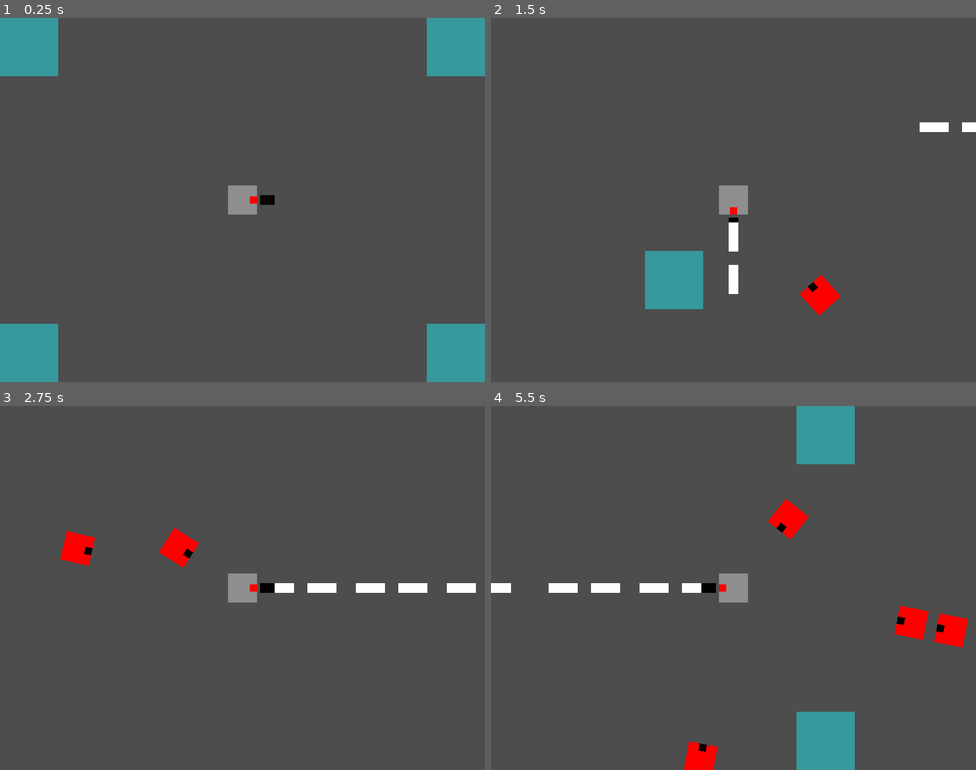
Above: before the commit, frames 1-4 (two rows, left to right).
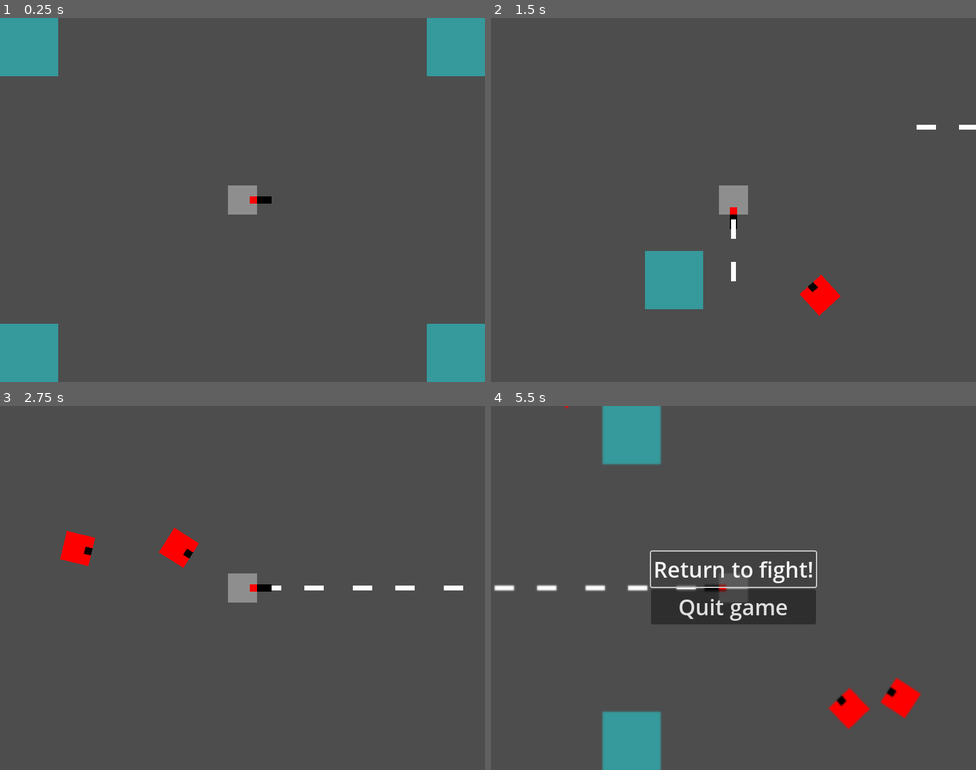
Above: after the commit, the same moments.

Repository: ToastedBrains/overloaded
Game: Godot game, scene res://src/main.tscn
Same seed, same stepped clock (60 frames per second), same inputs: the game is played once before the commit and once after it. Before the commit the project starts from res://src/levels/level_base/level_base.tscn.
Inputs (mouse positions are in pixels of both pictures, inside the frame that each line leads up to):
- Up to frame 1 (0.25 s): no input
- Up to frame 2 (1.5 s): tap Enter at 0.5 s; hold Right (ui_right) 0.53-1.28 s; hold Down (ui_down) from 1.28 s (still down)
- Up to frame 3 (2.75 s): release Down (ui_down) at 2.03 s; hold Right (ui_right) from 2.03 s (still down)
- Up to frame 4 (5.5 s): release Right (ui_right) at 2.78 s; hold Up (ui_up) 2.78-3.53 s; hold Left (ui_left) 3.53-4.25 s; tap Escape (ui_cancel) at 4.15 s; click (733, 569) at 4.25 s, where only the run after the commit has a clickable "Return to fight!"; hold Left (ui_left) from 5.03 s (still down)

The runs differ from the first frame. In frame 1, less than 0.1% of the frame differs, in the area x 53-57%, y 48-52%; in frame 2, 0.4%; in frame 3, 0.6%; in frame 4, 15%, in the area x 0-99%, y 0-100%.
Error in both runs: Invalid access to property or key 'source' on a base object of type 'Array'. (res://src/global/debug.gd:11)

Commit message:
Pause game.

Diff:
--- a/project.godot
+++ b/project.godot
@@ -11,7 +11,7 @@
 [application]
 
 config/name="Overloaded"
-run/main_scene="res://src/levels/level_base/level_base.tscn"
+run/main_scene="res://src/main.tscn"
 config/features=PackedStringArray("4.2", "Forward Plus")
 config/icon="res://icon.svg"
 
--- a/src/levels/level_base/level_base.tscn
+++ b/src/levels/level_base/level_base.tscn
@@ -21,7 +21,6 @@
 [node name="Camera2D" type="Camera2D" parent="Player"]
 
 [node name="Gun" parent="Player" instance=ExtResource("3_vwajk")]
-position = Vector2(37, 0)
 
 [node name="Path2D" type="Path2D" parent="Player"]
 position = Vector2(-400, -300)
--- /dev/null
+++ b/src/main.gd
@@ -0,0 +1,21 @@
+extends Node
+
+enum State {OPENING, PLAYING, PAUSED, GAME_OVER}
+
+var game_state = State.OPENING
+
+
+func _process(delta):
+	if Input.is_action_just_pressed("ui_cancel"):
+		pause_game()
+
+
+func pause_game():
+	if game_state == State.PAUSED:
+		%PauseMenu.hide()
+		Engine.time_scale = 1
+		game_state = State.PLAYING
+	else:
+		%PauseMenu.show()
+		Engine.time_scale = 0
+		game_state = State.PAUSED
--- a/src/main.tscn
+++ b/src/main.tscn
@@ -1,3 +1,14 @@
-[gd_scene format=3 uid="uid://cgwirr5n8o5sg"]
+[gd_scene load_steps=4 format=3 uid="uid://cgwirr5n8o5sg"]
+
+[ext_resource type="Script" path="res://src/main.gd" id="1_w5krr"]
+[ext_resource type="PackedScene" uid="uid://blvmw1aet6bb6" path="res://src/levels/level_base/level_base.tscn" id="2_iytp1"]
+[ext_resource type="PackedScene" uid="uid://qk34hh8nh8lb" path="res://src/ui/pause_menu/pause_menu.tscn" id="3_ko562"]
 
 [node name="Main" type="Node"]
+script = ExtResource("1_w5krr")
+
+[node name="Level" parent="." instance=ExtResource("2_iytp1")]
+
+[node name="PauseMenu" parent="." instance=ExtResource("3_ko562")]
+unique_name_in_owner = true
+visible = false
--- /dev/null
+++ b/src/ui/pause_menu/pause_menu.gd
@@ -0,0 +1,8 @@
+extends Control
+
+
+func _process(delta):
+	if visible:
+		%CanvasLayer.visible = true
+	else:
+		%CanvasLayer.visible = false
--- /dev/null
+++ b/src/ui/pause_menu/pause_menu.gdshader
@@ -0,0 +1,10 @@
+shader_type canvas_item;
+
+uniform sampler2D blurry : hint_screen_texture, filter_linear_mipmap;
+uniform float amount : hint_range(0.0, 100.0);
+
+
+void fragment() {
+	vec4 color = textureLod(blurry, SCREEN_UV, amount);
+	COLOR = color;
+}
--- /dev/null
+++ b/src/ui/pause_menu/pause_menu.tscn
@@ -0,0 +1,55 @@
+[gd_scene load_steps=4 format=3 uid="uid://qk34hh8nh8lb"]
+
+[ext_resource type="Script" path="res://src/ui/pause_menu/pause_menu.gd" id="1_w4vsb"]
+[ext_resource type="Shader" path="res://src/ui/pause_menu/pause_menu.gdshader" id="2_72mqh"]
+
+[sub_resource type="ShaderMaterial" id="ShaderMaterial_7xspd"]
+shader = ExtResource("2_72mqh")
+shader_parameter/amount = 0.7
+
+[node name="PauseMenu" type="Control"]
+layout_mode = 3
+anchors_preset = 15
+anchor_right = 1.0
+anchor_bottom = 1.0
+grow_horizontal = 2
+grow_vertical = 2
+script = ExtResource("1_w4vsb")
+
+[node name="CanvasLayer" type="CanvasLayer" parent="."]
+unique_name_in_owner = true
+visible = false
+
+[node name="ColorRect" type="ColorRect" parent="CanvasLayer"]
+material = SubResource("ShaderMaterial_7xspd")
+anchors_preset = 15
+anchor_right = 1.0
+anchor_bottom = 1.0
+grow_horizontal = 2
+grow_vertical = 2
+
+[node name="MarginContainer" type="MarginContainer" parent="CanvasLayer"]
+anchors_preset = 8
+anchor_left = 0.5
+anchor_top = 0.5
+anchor_right = 0.5
+anchor_bottom = 0.5
+offset_left = -136.0
+offset_top = -60.0
+offset_right = 136.0
+offset_bottom = 60.0
+grow_horizontal = 2
+grow_vertical = 2
+
+[node name="VBoxContainer" type="VBoxContainer" parent="CanvasLayer/MarginContainer"]
+layout_mode = 2
+
+[node name="Button" type="Button" parent="CanvasLayer/MarginContainer/VBoxContainer"]
+layout_mode = 2
+theme_override_font_sizes/font_size = 36
+text = "Return to fight!"
+
+[node name="Button2" type="Button" parent="CanvasLayer/MarginContainer/VBoxContainer"]
+layout_mode = 2
+theme_override_font_sizes/font_size = 36
+text = "Quit game"
--- a/src/weapons/bullet/bullet.tscn
+++ b/src/weapons/bullet/bullet.tscn
@@ -3,7 +3,7 @@
 [ext_resource type="Script" path="res://src/weapons/bullet/bullet.gd" id="1_cppfj"]
 
 [sub_resource type="RectangleShape2D" id="RectangleShape2D_3majc"]
-size = Vector2(64, 32)
+size = Vector2(40, 16)
 
 [node name="Bullet" type="Area2D"]
 top_level = true
@@ -11,12 +11,13 @@
 
 [node name="ColorRect" type="ColorRect" parent="."]
 offset_left = -16.0
-offset_top = -8.0
-offset_right = 32.0
-offset_bottom = 8.0
+offset_top = -4.0
+offset_right = 16.0
+offset_bottom = 4.0
+rotation = -0.000196792
 
 [node name="CollisionShape2D" type="CollisionShape2D" parent="."]
-position = Vector2(8, 0)
+position = Vector2(4, 0)
 shape = SubResource("RectangleShape2D_3majc")
 
 [connection signal="body_entered" from="." to="." method="_on_body_entered"]
--- a/src/weapons/bullet/gun.tscn
+++ b/src/weapons/bullet/gun.tscn
@@ -14,16 +14,16 @@
 anchor_top = 0.5
 anchor_right = 0.5
 anchor_bottom = 0.5
-offset_left = -8.0
-offset_top = -8.0
-offset_right = 16.0
-offset_bottom = 8.0
+offset_left = 24.0
+offset_top = -6.0
+offset_right = 48.0
+offset_bottom = 6.0
 grow_horizontal = 2
 grow_vertical = 2
 color = Color(0, 0, 0, 1)
 
 [node name="CollisionShape2D" type="CollisionShape2D" parent="."]
-position = Vector2(424, 0)
+position = Vector2(456, 0)
 shape = SubResource("RectangleShape2D_muyqo")
 
 [node name="ShootTimer" type="Timer" parent="."]
@@ -32,6 +32,6 @@
 
 [node name="Cannon" type="Marker2D" parent="."]
 unique_name_in_owner = true
-position = Vector2(16, 0)
+position = Vector2(48, 0)
 
 [connection signal="timeout" from="ShootTimer" to="." method="_on_shoot_timer_timeout"]
